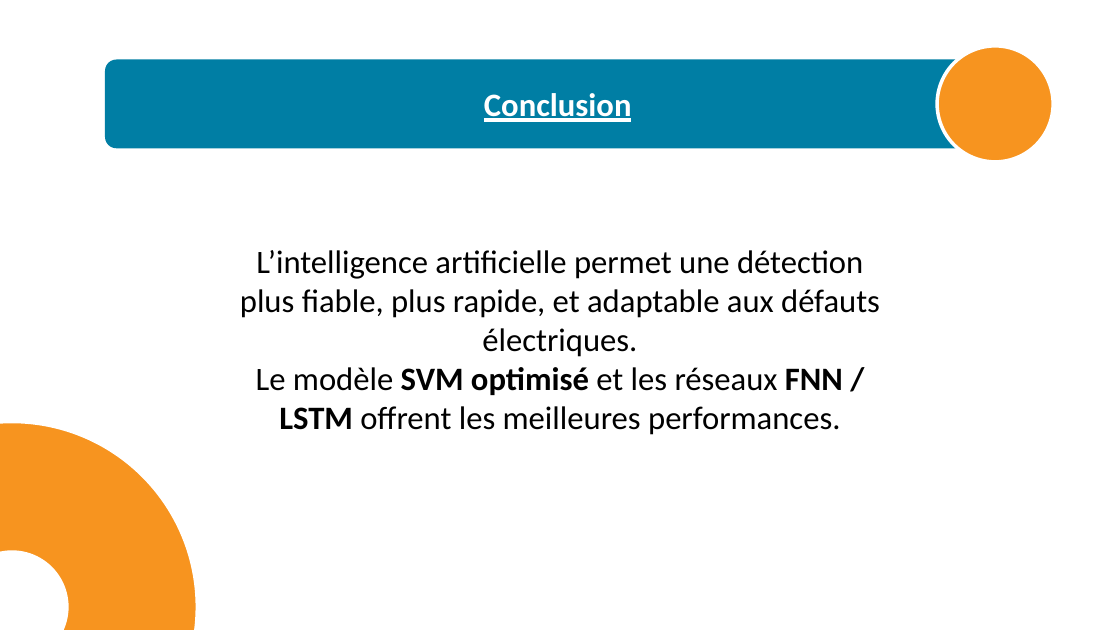
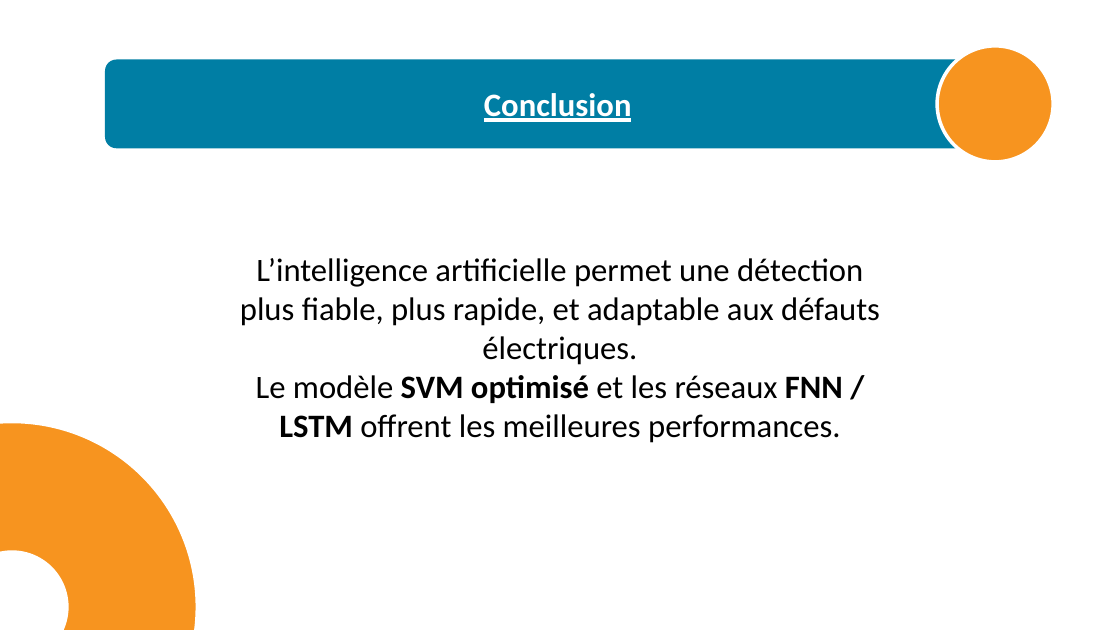
Before and after one commit to OussamaTabDev/DistributionElectrique, a slide deck: slide 22 of Rapport + Presentation + Video/Presentation2.pptx. Drawn at 1120x630 pixels with LibreOffice and Linux fonts; fonts in the diff are those of the drawing. Boxes give left, top, right and bottom in pixels: in the first picture for what was removed or moved away, otherwise in the second. Text is boxed around its words. In the diff, an @@ line names an element or a change of style, - is before the commit and + after.

```diff
--- a/Rapport + Presentation + Video/Presentation2.pptx
+++ b/Rapport + Presentation + Video/Presentation2.pptx
@@ text "L’intelligence artificielle permet une détection ...": place and size @@
-text "L’intelligence artificielle permet une détection ..." at box(240, 250, 880, 435)
+text "L’intelligence artificielle permet une détection ..." at box(240, 258, 880, 443)
```
Also in this commit, not shown: 6 other slides changed, 6 other files.
